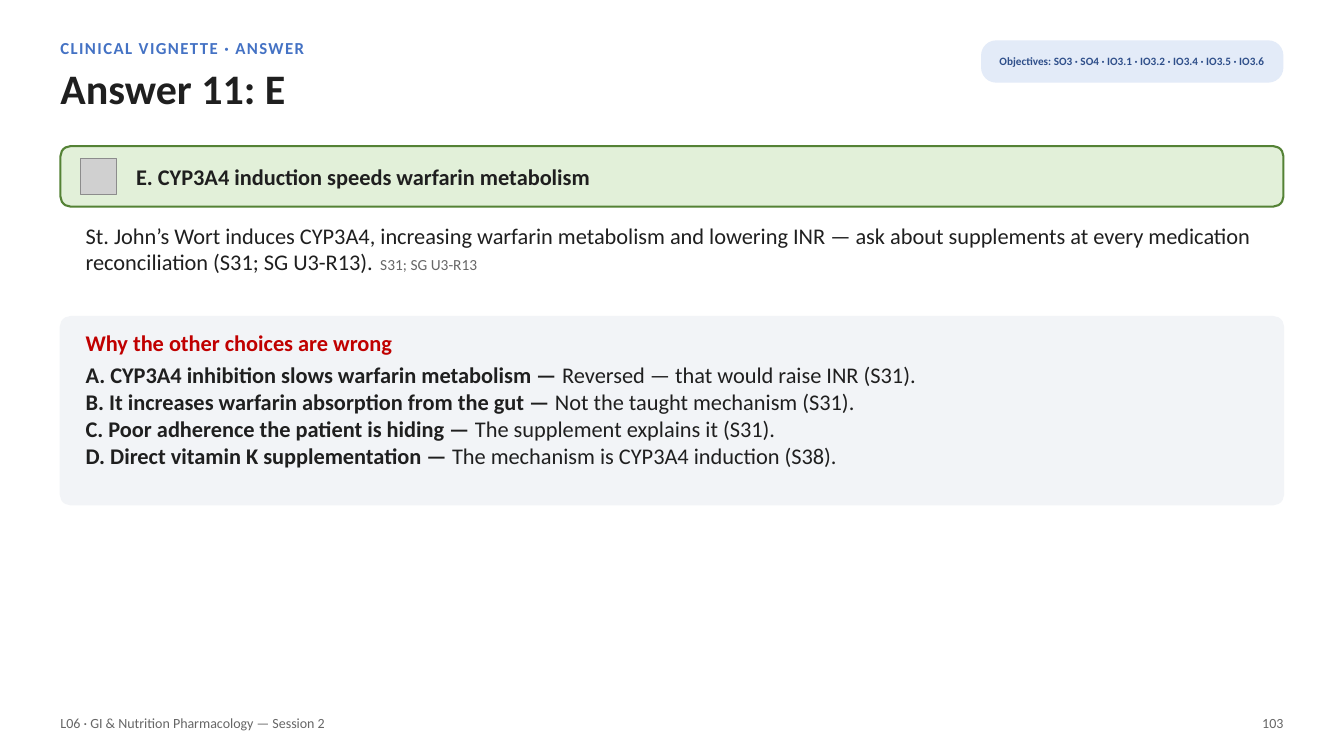
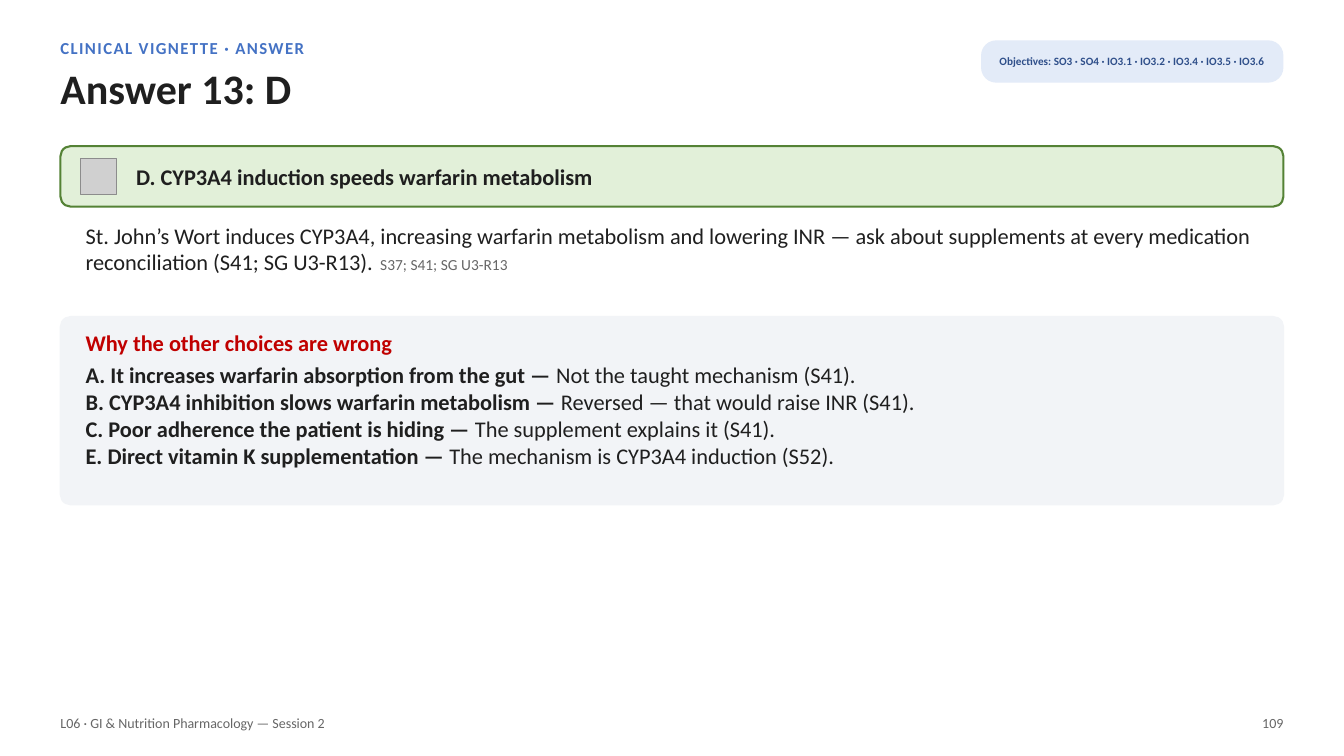
Before and after one commit to bishwokrit/DPAS-Pharm, a slide deck: slide 109 of outputs/L06/L06_Unit_3_GI_Nutrition_Session_2_study_deck.pptx (slide 103 before the commit). Drawn at 1344x756 pixels with LibreOffice and Linux fonts; fonts in the diff are those of the drawing; grey boxes stand for pictures. Boxes give left, top, right and bottom in pixels: in the first picture for what was removed or moved away, otherwise in the second. Text is boxed around its words. In the diff, an @@ line names an element or a change of style, - is before the commit and + after.

```diff
--- a/outputs/L06/L06_Unit_3_GI_Nutrition_Session_2_study_deck.pptx
+++ b/outputs/L06/L06_Unit_3_GI_Nutrition_Session_2_study_deck.pptx
@@ text at <box>60,76,291,105</box>: text changed @@
-Answer 11: E
+Answer 13: D
@@ text at <box>136,169,593,189</box>: text changed @@
-E. CYP3A4 induction speeds warfarin metabolism
+D. CYP3A4 induction speeds warfarin metabolism
@@ text at <box>86,228,1250,273</box>: text changed @@
-St. John’s Wort induces CYP3A4, increasing warfarin metabolism and lowering INR — ask about supplements at every medication reconciliation (S31; SG U3-R13). S31; SG U3-R13
+St. John’s Wort induces CYP3A4, increasing warfarin metabolism and lowering INR — ask about supplements at every medication reconciliation (S41; SG U3-R13). S37; S41; SG U3-R13
@@ text at <box>86,367,914,468</box>: text changed @@
-A. CYP3A4 inhibition slows warfarin metabolism — Reversed — that would raise INR (S31).
-B. It increases warfarin absorption from the gut — Not the taught mechanism (S31).
-C. Poor adherence the patient is hiding — The supplement explains it (S31).
-D. Direct vitamin K supplementation — The mechanism is CYP3A4 induction (S38).
+A. It increases warfarin absorption from the gut — Not the taught mechanism (S41).
+B. CYP3A4 inhibition slows warfarin metabolism — Reversed — that would raise INR (S41).
+C. Poor adherence the patient is hiding — The supplement explains it (S41).
+E. Direct vitamin K supplementation — The mechanism is CYP3A4 induction (S52).
@@ text at <box>1262,719,1283,728</box>: text changed @@
-103
+109
```
Also in this commit, not shown: 107 other slides changed, 10 slides added, 35 other files.
